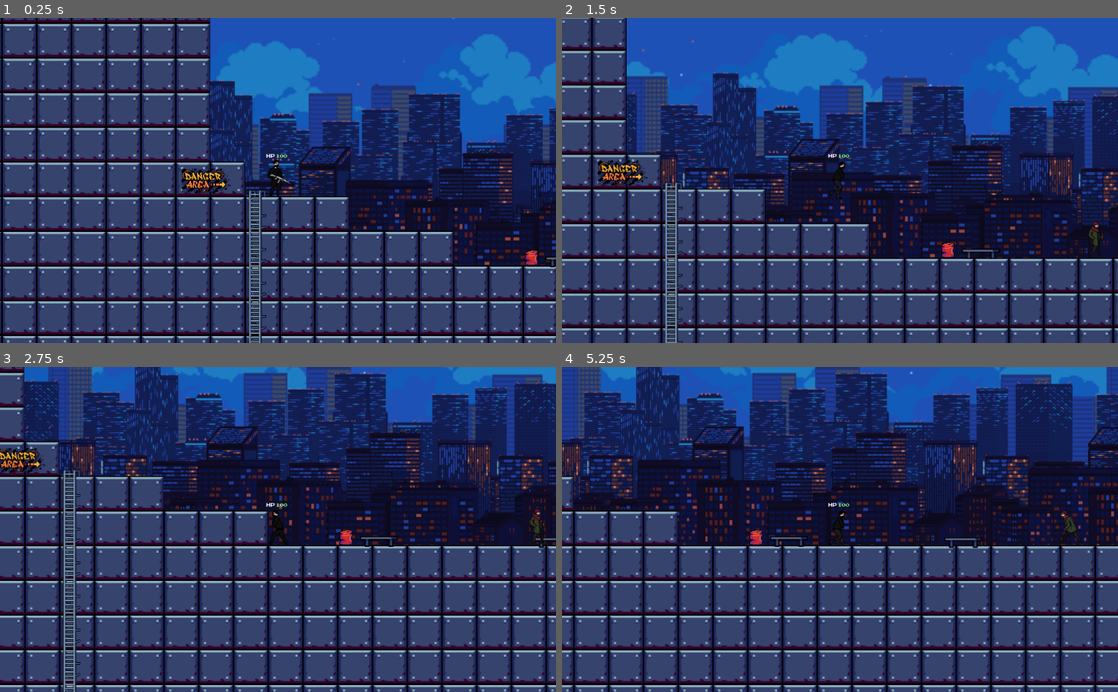
Above: before the commit, frames 1-4 (two rows, left to right).
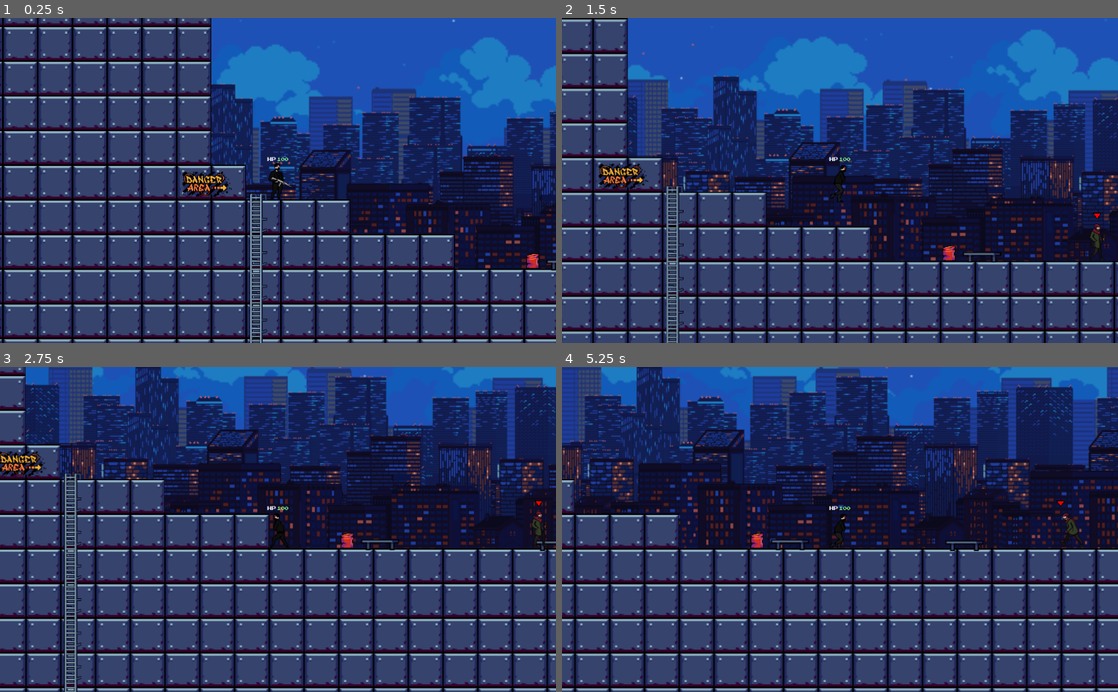
Above: after the commit, the same moments.

Repository: aveliaa/Game-Jam
Game: Godot game, scene res://scenes/Level 1.tscn
Same seed, same stepped clock (60 frames per second), same inputs: the game is played once before the commit and once after it. The project has no main scene, so this scene is started directly.
Inputs:
- Up to frame 1 (0.25 s): no input
- Up to frame 2 (1.5 s): tap Enter (enter) at 0.5, 0.6, 1.35 s; hold Right (right) from 0.53 s (still down); tap Up (up) at 0.77 s
- Up to frame 3 (2.75 s): tap Up (up) at 1.52 s; release Right (right) at 2.03 s; hold Left (left) from 2.03 s (still down); tap Enter (enter) at 2.1 s
- Up to frame 4 (5.25 s): release Left (left) at 2.78 s; hold Right (right) 2.78-4.28 s; tap Enter (enter) every 0.75 s from 2.85 to 5.1 s; tap Up (up) at 3.02, 3.77, 4.52 s; hold Left (left) 4.28-5.03 s; hold Right (right) from 5.03 s (still down)

The runs differ from the first frame. In frame 1, 35% of the frame differs, in the area x 0-100%, y 0-100%; in frame 2, 32%; in frame 3, 37%; in frame 4, 36%.

Commit message:
add sound

Diff:
--- a/Player.gd
+++ b/Player.gd
@@ -62,6 +62,8 @@
 	var disable_left = true
 
 	if is_shooting:
+		$shoot.play()
+
 		if is_right:
 			disable_right = false
 		else:
--- a/scenes/EnermyBeginner.gd
+++ b/scenes/EnermyBeginner.gd
@@ -79,6 +79,11 @@
 		locking_player(body)
 
 func locking_player(body):
+	#First time?
+	if !player:
+		$sign/notice.show()
+		$notice.play()
+
 	player = body
 
 
@@ -103,15 +108,19 @@
 func attack(body,damage):
 	is_attacking = true
 	character.play("attack")
+	$punch.play()
 
 	if body.has_method("punch_damage"):
 		body.punch_damage(go_right,damage)
+
 
 
 var is_alive = true
 
 func player_damage():
 	is_alive = false
+	$sign/notice.hide()
+	$sign/Sprite.hide()
 	character.play("pass")
 
 
--- a/scenes/Level 1.tscn
+++ b/scenes/Level 1.tscn
@@ -13,7 +13,7 @@
 [ext_resource path="res://assets/background/city1/5.png" type="Texture" id=11]
 [ext_resource path="res://objects/bench.tscn" type="PackedScene" id=12]
 [ext_resource path="res://objects/broken-barrel.tscn" type="PackedScene" id=13]
-[ext_resource path="res://assets/level_1_mobs/enermy_1_1/Idle_2.png" type="Texture" id=14]
+[ext_resource path="res://assets/mobs_general/target.png" type="Texture" id=14]
 [ext_resource path="res://assets/industrial objects/9Craftpix.png" type="Texture" id=15]
 [ext_resource path="res://assets/industrial objects/7Dangerarea.png" type="Texture" id=16]
 [ext_resource path="res://assets/industrial objects/8Loot.png" type="Texture" id=17]
@@ -21,13 +21,18 @@
 [ext_resource path="res://assets/industrial objects/27.png" type="Texture" id=19]
 [ext_resource path="res://assets/industrial objects/Pointer1.png" type="Texture" id=20]
 [ext_resource path="res://scenes/EnermyBeginner.gd" type="Script" id=21]
-[ext_resource path="res://assets/level_1_mobs/enermy_1_1/Walk.png" type="Texture" id=22]
-[ext_resource path="res://assets/level_1_mobs/enermy_1_1/Attack_2.png" type="Texture" id=23]
-[ext_resource path="res://assets/level_1_mobs/enermy_1_1/Run.png" type="Texture" id=24]
+[ext_resource path="res://assets/level_1_mobs/enermy_1_1/Run.png" type="Texture" id=22]
+[ext_resource path="res://assets/level_1_mobs/enermy_1_1/Idle_2.png" type="Texture" id=23]
+[ext_resource path="res://assets/level_1_mobs/enermy_1_1/Dead.png" type="Texture" id=24]
 [ext_resource path="res://assets/font/joystix monospace.otf" type="DynamicFontData" id=25]
 [ext_resource path="res://assets/kai/Shot_2.png" type="Texture" id=26]
 [ext_resource path="res://assets/kai/Run.png" type="Texture" id=27]
-[ext_resource path="res://assets/level_1_mobs/enermy_1_1/Dead.png" type="Texture" id=28]
+[ext_resource path="res://assets/level_1_mobs/enermy_1_1/Walk.png" type="Texture" id=28]
+[ext_resource path="res://assets/level_1_mobs/enermy_1_1/Attack_2.png" type="Texture" id=29]
+[ext_resource path="res://assets/font/Catboo.otf" type="DynamicFontData" id=30]
+[ext_resource path="res://assets/sound/mobs/punch-1-166694.mp3" type="AudioStream" id=31]
+[ext_resource path="res://assets/sound/mobs/error-warning-login-denied-132113.mp3" type="AudioStream" id=32]
+[ext_resource path="res://assets/sound/player/shotgun-firing-4-6746.mp3" type="AudioStream" id=33]
 
 [sub_resource type="AtlasTexture" id=18]
 flags = 4
@@ -169,215 +174,219 @@
 [sub_resource type="RectangleShape2D" id=21]
 extents = Vector2( 13.5, 32.5 )
 
-[sub_resource type="AtlasTexture" id=62]
-flags = 4
-atlas = ExtResource( 23 )
+[sub_resource type="RectangleShape2D" id=44]
+extents = Vector2( 103.25, 30 )
+
+[sub_resource type="RectangleShape2D" id=58]
+extents = Vector2( 29.25, 28.5 )
+
+[sub_resource type="RectangleShape2D" id=59]
+extents = Vector2( 31.5, 31.5 )
+
+[sub_resource type="RectangleShape2D" id=82]
+extents = Vector2( 14.5, 28.75 )
+
+[sub_resource type="AtlasTexture" id=83]
+flags = 4
+atlas = ExtResource( 29 )
 region = Rect2( 0, 0, 128, 128 )
 
-[sub_resource type="AtlasTexture" id=63]
-flags = 4
-atlas = ExtResource( 23 )
+[sub_resource type="AtlasTexture" id=84]
+flags = 4
+atlas = ExtResource( 29 )
 region = Rect2( 128, 0, 128, 128 )
 
-[sub_resource type="AtlasTexture" id=64]
-flags = 4
-atlas = ExtResource( 23 )
+[sub_resource type="AtlasTexture" id=85]
+flags = 4
+atlas = ExtResource( 29 )
 region = Rect2( 256, 0, 128, 128 )
 
-[sub_resource type="AtlasTexture" id=22]
-flags = 4
-atlas = ExtResource( 14 )
+[sub_resource type="AtlasTexture" id=86]
+flags = 4
+atlas = ExtResource( 23 )
 region = Rect2( 0, 0, 128, 128 )
 
-[sub_resource type="AtlasTexture" id=23]
-flags = 4
-atlas = ExtResource( 14 )
+[sub_resource type="AtlasTexture" id=87]
+flags = 4
+atlas = ExtResource( 23 )
 region = Rect2( 128, 0, 128, 128 )
 
-[sub_resource type="AtlasTexture" id=24]
-flags = 4
-atlas = ExtResource( 14 )
+[sub_resource type="AtlasTexture" id=88]
+flags = 4
+atlas = ExtResource( 23 )
 region = Rect2( 256, 0, 128, 128 )
 
-[sub_resource type="AtlasTexture" id=25]
-flags = 4
-atlas = ExtResource( 14 )
+[sub_resource type="AtlasTexture" id=89]
+flags = 4
+atlas = ExtResource( 23 )
 region = Rect2( 384, 0, 128, 128 )
 
-[sub_resource type="AtlasTexture" id=26]
-flags = 4
-atlas = ExtResource( 14 )
+[sub_resource type="AtlasTexture" id=90]
+flags = 4
+atlas = ExtResource( 23 )
 region = Rect2( 512, 0, 128, 128 )
 
-[sub_resource type="AtlasTexture" id=27]
-flags = 4
-atlas = ExtResource( 14 )
+[sub_resource type="AtlasTexture" id=91]
+flags = 4
+atlas = ExtResource( 23 )
 region = Rect2( 640, 0, 128, 128 )
 
-[sub_resource type="AtlasTexture" id=28]
-flags = 4
-atlas = ExtResource( 14 )
+[sub_resource type="AtlasTexture" id=92]
+flags = 4
+atlas = ExtResource( 23 )
 region = Rect2( 768, 0, 128, 128 )
 
-[sub_resource type="AtlasTexture" id=29]
-flags = 4
-atlas = ExtResource( 14 )
+[sub_resource type="AtlasTexture" id=93]
+flags = 4
+atlas = ExtResource( 23 )
 region = Rect2( 896, 0, 128, 128 )
 
-[sub_resource type="AtlasTexture" id=30]
-flags = 4
-atlas = ExtResource( 14 )
+[sub_resource type="AtlasTexture" id=94]
+flags = 4
+atlas = ExtResource( 23 )
 region = Rect2( 1024, 0, 128, 128 )
 
-[sub_resource type="AtlasTexture" id=31]
-flags = 4
-atlas = ExtResource( 14 )
+[sub_resource type="AtlasTexture" id=95]
+flags = 4
+atlas = ExtResource( 23 )
 region = Rect2( 1152, 0, 128, 128 )
 
-[sub_resource type="AtlasTexture" id=32]
-flags = 4
-atlas = ExtResource( 14 )
+[sub_resource type="AtlasTexture" id=96]
+flags = 4
+atlas = ExtResource( 23 )
 region = Rect2( 1280, 0, 128, 128 )
 
-[sub_resource type="AtlasTexture" id=78]
+[sub_resource type="AtlasTexture" id=97]
+flags = 4
+atlas = ExtResource( 24 )
+region = Rect2( 0, 0, 128, 128 )
+
+[sub_resource type="AtlasTexture" id=98]
+flags = 4
+atlas = ExtResource( 24 )
+region = Rect2( 128, 0, 128, 128 )
+
+[sub_resource type="AtlasTexture" id=99]
+flags = 4
+atlas = ExtResource( 24 )
+region = Rect2( 256, 0, 128, 128 )
+
+[sub_resource type="AtlasTexture" id=100]
+flags = 4
+atlas = ExtResource( 24 )
+region = Rect2( 384, 0, 128, 128 )
+
+[sub_resource type="AtlasTexture" id=101]
+flags = 4
+atlas = ExtResource( 22 )
+region = Rect2( 0, 0, 128, 128 )
+
+[sub_resource type="AtlasTexture" id=102]
+flags = 4
+atlas = ExtResource( 22 )
+region = Rect2( 128, 0, 128, 128 )
+
+[sub_resource type="AtlasTexture" id=103]
+flags = 4
+atlas = ExtResource( 22 )
+region = Rect2( 256, 0, 128, 128 )
+
+[sub_resource type="AtlasTexture" id=104]
+flags = 4
+atlas = ExtResource( 22 )
+region = Rect2( 384, 0, 128, 128 )
+
+[sub_resource type="AtlasTexture" id=105]
+flags = 4
+atlas = ExtResource( 22 )
+region = Rect2( 512, 0, 128, 128 )
+
+[sub_resource type="AtlasTexture" id=106]
+flags = 4
+atlas = ExtResource( 22 )
+region = Rect2( 640, 0, 128, 128 )
+
+[sub_resource type="AtlasTexture" id=107]
+flags = 4
+atlas = ExtResource( 22 )
+region = Rect2( 768, 0, 128, 128 )
+
+[sub_resource type="AtlasTexture" id=108]
+flags = 4
+atlas = ExtResource( 22 )
+region = Rect2( 896, 0, 128, 128 )
+
+[sub_resource type="AtlasTexture" id=109]
 flags = 4
 atlas = ExtResource( 28 )
 region = Rect2( 0, 0, 128, 128 )
 
-[sub_resource type="AtlasTexture" id=79]
+[sub_resource type="AtlasTexture" id=110]
 flags = 4
 atlas = ExtResource( 28 )
 region = Rect2( 128, 0, 128, 128 )
 
-[sub_resource type="AtlasTexture" id=80]
+[sub_resource type="AtlasTexture" id=111]
 flags = 4
 atlas = ExtResource( 28 )
 region = Rect2( 256, 0, 128, 128 )
 
-[sub_resource type="AtlasTexture" id=81]
+[sub_resource type="AtlasTexture" id=112]
 flags = 4
 atlas = ExtResource( 28 )
 region = Rect2( 384, 0, 128, 128 )
 
-[sub_resource type="AtlasTexture" id=50]
-flags = 4
-atlas = ExtResource( 24 )
-region = Rect2( 0, 0, 128, 128 )
-
-[sub_resource type="AtlasTexture" id=51]
-flags = 4
-atlas = ExtResource( 24 )
-region = Rect2( 128, 0, 128, 128 )
-
-[sub_resource type="AtlasTexture" id=52]
-flags = 4
-atlas = ExtResource( 24 )
-region = Rect2( 256, 0, 128, 128 )
-
-[sub_resource type="AtlasTexture" id=53]
-flags = 4
-atlas = ExtResource( 24 )
-region = Rect2( 384, 0, 128, 128 )
-
-[sub_resource type="AtlasTexture" id=54]
-flags = 4
-atlas = ExtResource( 24 )
+[sub_resource type="AtlasTexture" id=113]
+flags = 4
+atlas = ExtResource( 28 )
 region = Rect2( 512, 0, 128, 128 )
 
-[sub_resource type="AtlasTexture" id=55]
-flags = 4
-atlas = ExtResource( 24 )
+[sub_resource type="AtlasTexture" id=114]
+flags = 4
+atlas = ExtResource( 28 )
 region = Rect2( 640, 0, 128, 128 )
 
-[sub_resource type="AtlasTexture" id=56]
-flags = 4
-atlas = ExtResource( 24 )
+[sub_resource type="AtlasTexture" id=115]
+flags = 4
+atlas = ExtResource( 28 )
 region = Rect2( 768, 0, 128, 128 )
 
-[sub_resource type="AtlasTexture" id=57]
-flags = 4
-atlas = ExtResource( 24 )
+[sub_resource type="AtlasTexture" id=116]
+flags = 4
+atlas = ExtResource( 28 )
 region = Rect2( 896, 0, 128, 128 )
 
-[sub_resource type="AtlasTexture" id=36]
-flags = 4
-atlas = ExtResource( 22 )
-region = Rect2( 0, 0, 128, 128 )
-
-[sub_resource type="AtlasTexture" id=37]
-flags = 4
-atlas = ExtResource( 22 )
-region = Rect2( 128, 0, 128, 128 )
-
-[sub_resource type="AtlasTexture" id=38]
-flags = 4
-atlas = ExtResource( 22 )
-region = Rect2( 256, 0, 128, 128 )
-
-[sub_resource type="AtlasTexture" id=39]
-flags = 4
-atlas = ExtResource( 22 )
-region = Rect2( 384, 0, 128, 128 )
-
-[sub_resource type="AtlasTexture" id=40]
-flags = 4
-atlas = ExtResource( 22 )
-region = Rect2( 512, 0, 128, 128 )
-
-[sub_resource type="AtlasTexture" id=41]
-flags = 4
-atlas = ExtResource( 22 )
-region = Rect2( 640, 0, 128, 128 )
-
-[sub_resource type="AtlasTexture" id=42]
-flags = 4
-atlas = ExtResource( 22 )
-region = Rect2( 768, 0, 128, 128 )
-
-[sub_resource type="AtlasTexture" id=43]
-flags = 4
-atlas = ExtResource( 22 )
-region = Rect2( 896, 0, 128, 128 )
-
-[sub_resource type="SpriteFrames" id=33]
+[sub_resource type="SpriteFrames" id=117]
 animations = [ {
-"frames": [ SubResource( 62 ), SubResource( 63 ), SubResource( 64 ) ],
+"frames": [ SubResource( 83 ), SubResource( 84 ), SubResource( 85 ) ],
 "loop": true,
 "name": "attack",
 "speed": 5.0
 }, {
-"frames": [ SubResource( 22 ), SubResource( 23 ), SubResource( 24 ), SubResource( 25 ), SubResource( 26 ), SubResource( 27 ), SubResource( 28 ), SubResource( 29 ), SubResource( 30 ), SubResource( 31 ), SubResource( 32 ) ],
+"frames": [ SubResource( 86 ), SubResource( 87 ), SubResource( 88 ), SubResource( 89 ), SubResource( 90 ), SubResource( 91 ), SubResource( 92 ), SubResource( 93 ), SubResource( 94 ), SubResource( 95 ), SubResource( 96 ) ],
 "loop": true,
 "name": "default",
 "speed": 5.0
 }, {
-"frames": [ SubResource( 78 ), SubResource( 79 ), SubResource( 80 ), SubResource( 81 ) ],
+"frames": [ SubResource( 97 ), SubResource( 98 ), SubResource( 99 ), SubResource( 100 ) ],
 "loop": false,
 "name": "pass",
 "speed": 5.0
 }, {
-"frames": [ SubResource( 50 ), SubResource( 51 ), SubResource( 52 ), SubResource( 53 ), SubResource( 54 ), SubResource( 55 ), SubResource( 56 ), SubResource( 57 ) ],
+"frames": [ SubResource( 101 ), SubResource( 102 ), SubResource( 103 ), SubResource( 104 ), SubResource( 105 ), SubResource( 106 ), SubResource( 107 ), SubResource( 108 ) ],
 "loop": true,
 "name": "run",
 "speed": 5.0
 }, {
-"frames": [ SubResource( 36 ), SubResource( 37 ), SubResource( 38 ), SubResource( 39 ), SubResource( 40 ), SubResource( 41 ), SubResource( 42 ), SubResource( 43 ) ],
+"frames": [ SubResource( 109 ), SubResource( 110 ), SubResource( 111 ), SubResource( 112 ), SubResource( 113 ), SubResource( 114 ), SubResource( 115 ), SubResource( 116 ) ],
 "loop": true,
 "name": "walk",
 "speed": 5.0
 } ]
 
-[sub_resource type="RectangleShape2D" id=44]
-extents = Vector2( 103.25, 30 )
-
-[sub_resource type="RectangleShape2D" id=58]
-extents = Vector2( 25.75, 28.5 )
-
-[sub_resource type="RectangleShape2D" id=59]
-extents = Vector2( 25, 31.5 )
-
-[sub_resource type="RectangleShape2D" id=82]
-extents = Vector2( 25.5, 28.75 )
+[sub_resource type="DynamicFont" id=118]
+size = 22
+font_data = ExtResource( 30 )
 
 [node name="Level 1" type="Node2D"]
 position = Vector2( -84, 6 )
@@ -419,10 +428,6 @@
 custom_fonts/font = SubResource( 61 )
 text = "100"
 
-[node name="Camera2D" type="Camera2D" parent="Player"]
-position = Vector2( 13, 181 )
-current = true
-
 [node name="shoot_right" type="Area2D" parent="Player"]
 position = Vector2( 248, -2 )
 
@@ -438,6 +443,14 @@
 position = Vector2( 187, 157 )
 shape = SubResource( 77 )
 disabled = true
+
+[node name="shoot" type="AudioStreamPlayer2D" parent="Player"]
+position = Vector2( -240, -189 )
+stream = ExtResource( 33 )
+
+[node name="Camera2D" type="Camera2D" parent="Player"]
+position = Vector2( 11, 175 )
+current = true
 
 [node name="TileMap" type="TileMap" parent="."]
 position = Vector2( 64, 15 )
@@ -741,22 +754,15 @@
 position = Vector2( 957, 481 )
 script = ExtResource( 21 )
 
-[node name="CollisionShape2D" type="CollisionShape2D" parent="Enermy1/EnermyBeginner"]
+[node name="body" type="CollisionShape2D" parent="Enermy1/EnermyBeginner"]
 position = Vector2( 3.5, 19.5 )
 shape = SubResource( 21 )
 __meta__ = {
 "_edit_lock_": true
 }
 
-[node name="character" type="AnimatedSprite" parent="Enermy1/EnermyBeginner"]
-position = Vector2( 6, -12 )
-frames = SubResource( 33 )
-animation = "attack"
-__meta__ = {
-"_edit_lock_": true
-}
-
 [node name="vision_range_right" type="Area2D" parent="Enermy1/EnermyBeginner"]
+visible = false
 position = Vector2( 1, 11 )
 
 [node name="vision_right" type="CollisionShape2D" parent="Enermy1/EnermyBeginner/vision_range_right"]
@@ -764,31 +770,57 @@
 shape = SubResource( 44 )
 
 [node name="vision_range_left" type="Area2D" parent="Enermy1/EnermyBeginner"]
+visible = false
 
 [node name="vision_left" type="CollisionShape2D" parent="Enermy1/EnermyBeginner/vision_range_left"]
 position = Vector2( -102.25, 16 )
 shape = SubResource( 44 )
 
 [node name="attack_range_right" type="Area2D" parent="Enermy1/EnermyBeginner"]
+
+[node name="right" type="CollisionShape2D" parent="Enermy1/EnermyBeginner/attack_range_right"]
+position = Vector2( 49.25, 19 )
+shape = SubResource( 58 )
+
+[node name="attack_range_left" type="Area2D" parent="Enermy1/EnermyBeginner"]
+
+[node name="left" type="CollisionShape2D" parent="Enermy1/EnermyBeginner/attack_range_left"]
+position = Vector2( -44.5, 20 )
+shape = SubResource( 59 )
+
+[node name="danger_area" type="Area2D" parent="Enermy1/EnermyBeginner"]
+
+[node name="danger" type="CollisionShape2D" parent="Enermy1/EnermyBeginner/danger_area"]
+position = Vector2( 3.5, 20.75 )
+shape = SubResource( 82 )
+
+[node name="character" type="AnimatedSprite" parent="Enermy1/EnermyBeginner"]
+position = Vector2( 7, -14 )
+frames = SubResource( 117 )
+animation = "attack"
+
+[node name="sign" type="Node2D" parent="Enermy1/EnermyBeginner"]
+
+[node name="Sprite" type="Sprite" parent="Enermy1/EnermyBeginner/sign"]
+position = Vector2( 1, -32 )
+scale = Vector2( 0.176136, 0.238636 )
+texture = ExtResource( 14 )
+
+[node name="notice" type="Label" parent="Enermy1/EnermyBeginner/sign"]
 visible = false
-
-[node name="right" type="CollisionShape2D" parent="Enermy1/EnermyBeginner/attack_range_right"]
-position = Vector2( 52.75, 19 )
-shape = SubResource( 58 )
-
-[node name="attack_range_left" type="Area2D" parent="Enermy1/EnermyBeginner"]
-visible = false
-
-[node name="left" type="CollisionShape2D" parent="Enermy1/EnermyBeginner/attack_range_left"]
-position = Vector2( -51, 20 )
-shape = SubResource( 59 )
-
-[node name="danger_area" type="Area2D" parent="Enermy1/EnermyBeginner"]
-visible = false
-
-[node name="danger" type="CollisionShape2D" parent="Enermy1/EnermyBeginner/danger_area"]
-position = Vector2( 0.5, 20.75 )
-shape = SubResource( 82 )
+margin_left = -2.0
+margin_top = -59.0
+margin_right = 11.0
+margin_bottom = -36.0
+custom_colors/font_color = Color( 1, 0, 0, 1 )
+custom_fonts/font = SubResource( 118 )
+text = "!"
+
+[node name="notice" type="AudioStreamPlayer2D" parent="Enermy1/EnermyBeginner"]
+stream = ExtResource( 32 )
+
+[node name="punch" type="AudioStreamPlayer2D" parent="Enermy1/EnermyBeginner"]
+stream = ExtResource( 31 )
 
 [connection signal="body_entered" from="Player/shoot_right" to="Player" method="_on_shoot_right_body_entered"]
 [connection signal="body_entered" from="Player/shoot_left" to="Player" method="_on_shoot_left_body_entered"]
Binary file added: assets/mobs_general/shoot.png
Not shown, added: assets/mobs_general/shoot.png.import
Binary file added: assets/mobs_general/target.png
Not shown, added: assets/mobs_general/target.png.import
Binary file added: assets/mobs_general/target_main.png
Not shown, added: assets/mobs_general/target_main.png.import
Not shown, added: assets/sound/mobs/error-warning-login-denied-132113.mp3.import
Not shown, added: assets/sound/mobs/punch-1-166694.mp3.import
Not shown, added: assets/sound/player/shotgun-firing-4-6746.mp3.import
Not shown: 1 places in scenes/Level 1.tscn that only renumber resources
Not shown, added: assets/sound/mobs/error-warning-login-denied-132113.mp3
Not shown, added: assets/sound/mobs/punch-1-166694.mp3
(and 1 more such lines)
